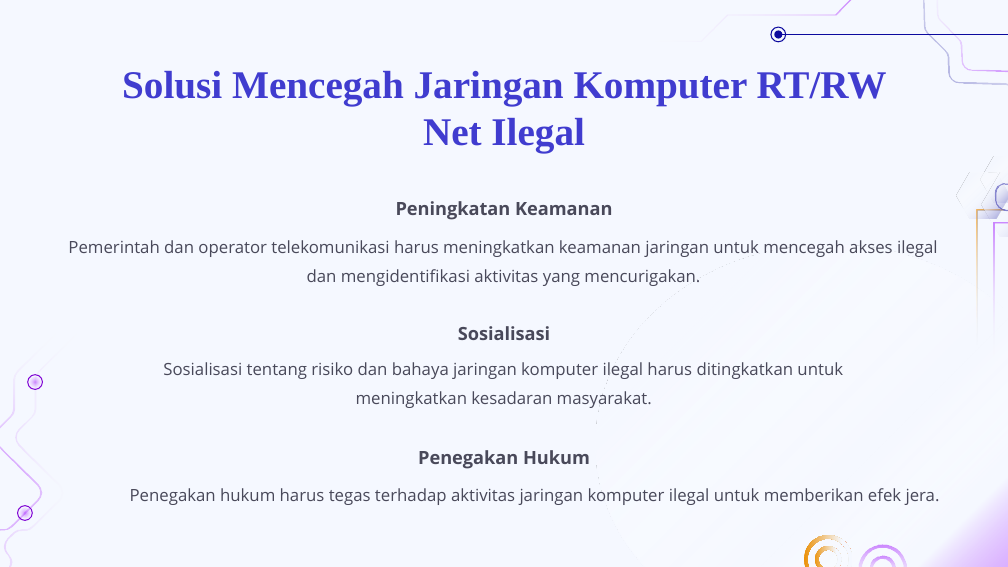
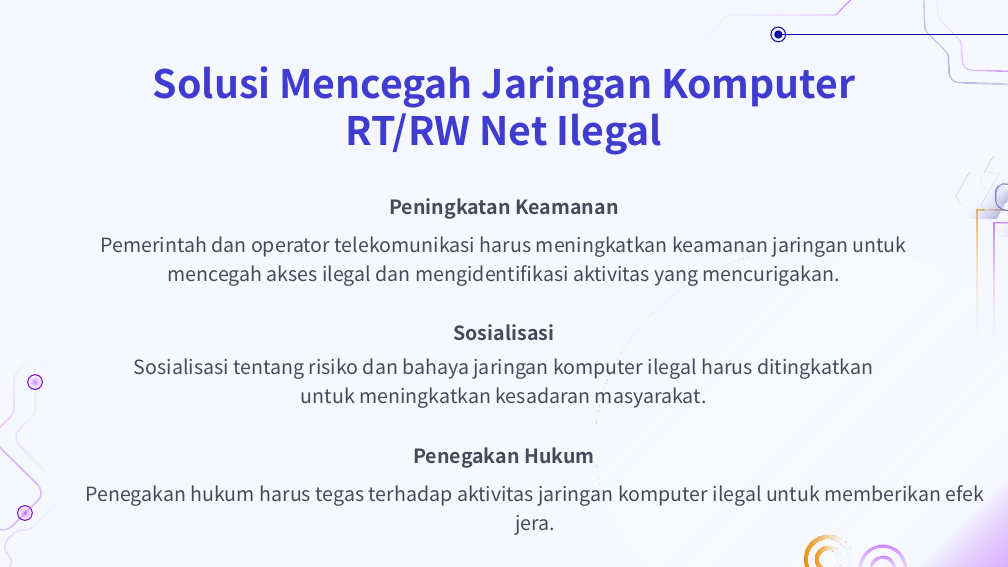
Before and after one commit to eja2003/Borneo, a slide deck: slide 23 of PPT jarkas.pptx. Drawn at 1008x567 pixels with LibreOffice and Linux fonts; fonts in the diff are those of the drawing; background and template pictures are left out. Boxes give left, top, right and bottom in pixels: in the first picture for what was removed or moved away, otherwise in the second. Text is boxed around its words. In the diff, an @@ line names an element or a change of style, - is before the commit and + after.

```diff
--- a/PPT jarkas.pptx
+++ b/PPT jarkas.pptx
@@ title "Solusi Mencegah Jaringan Komputer RT/RW ..." at bbox=[153, 66, 855, 155]: font Times New Roman to Noto Sans CJK JP @@
@@ size 13 to 14 pt, font Open Sans to Noto Sans CJK JP in 3 elements at bbox=[389, 198, 618, 219], bbox=[453, 324, 554, 341], bbox=[413, 447, 594, 468] @@
@@ size 12 to 14 pt, font Open Sans to Noto Sans CJK JP in 3 elements at bbox=[100, 236, 906, 286], bbox=[134, 358, 873, 408], bbox=[85, 485, 985, 535] @@
```
Also in this commit, not shown: 23 other slides changed.
